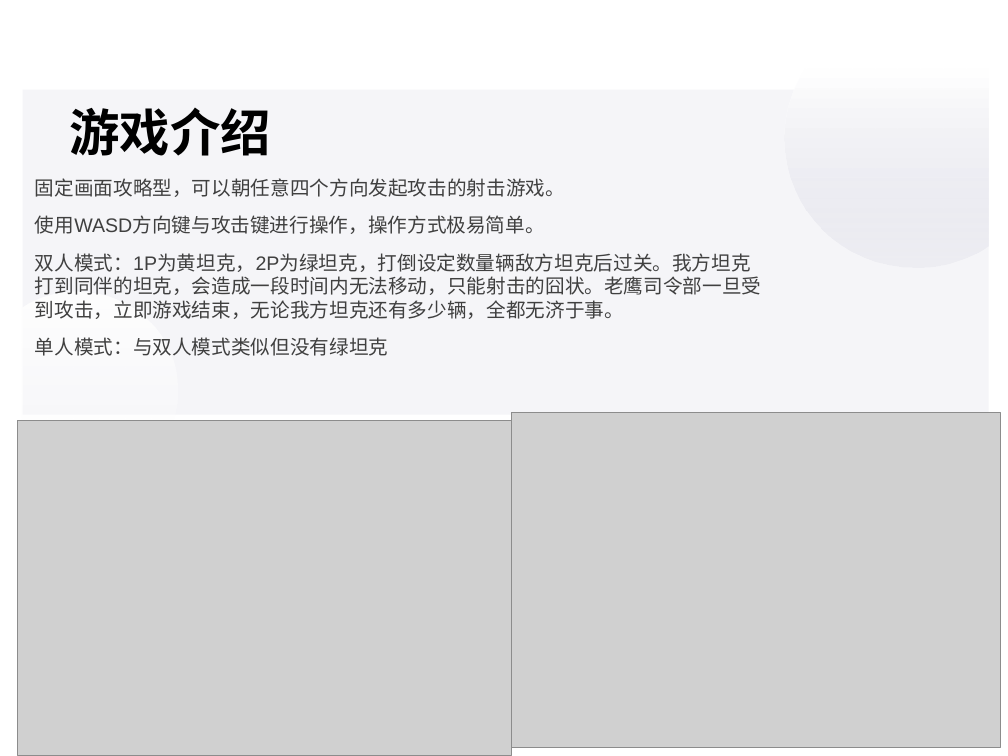
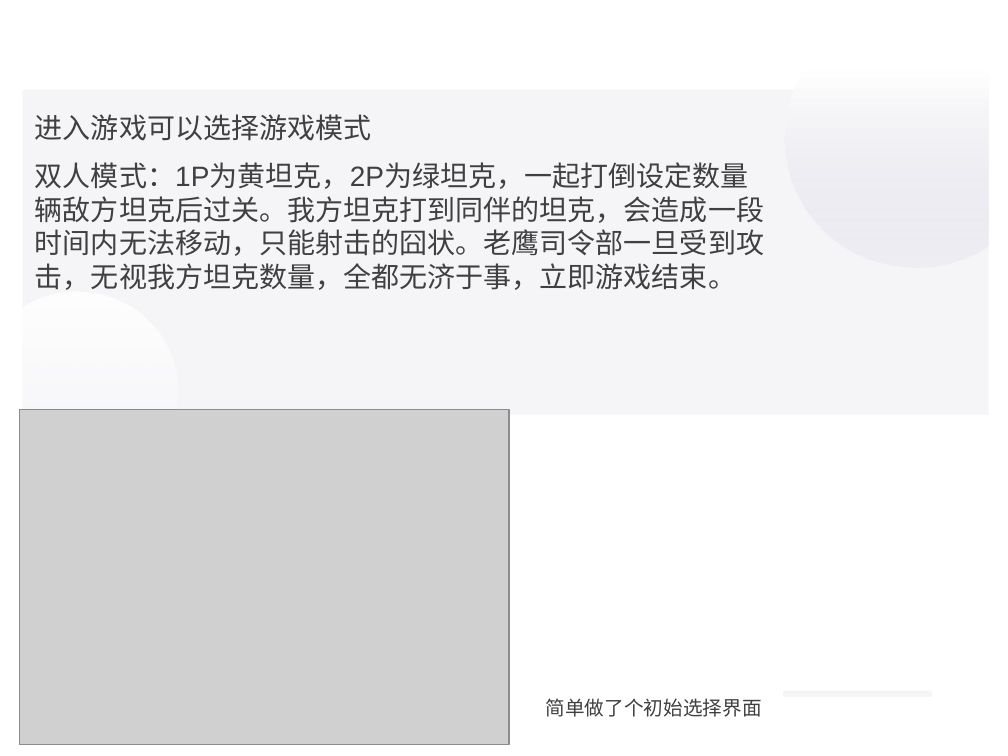
Before and after one commit to agukl/tankWar, a slide deck: slide 4 of 坦克大战.ppt (slide 2 before the commit). Drawn at 1008x756 pixels with LibreOffice and Linux fonts; fonts in the diff are those of the drawing; grey boxes stand for pictures. Boxes give left, top, right and bottom in pixels: in the first picture for what was removed or moved away, otherwise in the second. Text is boxed around its words. In the diff, an @@ line names an element or a change of style, - is before the commit and + after.

```diff
--- a/坦克大战.ppt
+++ b/坦克大战.ppt
@@ subtitle at bbox=[35, 114, 764, 290]: text changed; size 14 to 20 pt @@
-固定画面攻略型，可以朝任意四个方向发起攻击的射击游戏。
-使用WASD方向键与攻击键进行操作，操作方式极易简单。
-双人模式：1P为黄坦克，2P为绿坦克，打倒设定数量辆敌方坦克后过关。我方坦克打到同伴的坦克，会造成一段时间内无法移动，只能射击的囧状。老鹰司令部一旦受到攻击，立即游戏结束，无论我方坦克还有多少辆，全都无济于事。
-单人模式：与双人模式类似但没有绿坦克
+进入游戏可以选择游戏模式
+双人模式：1P为黄坦克，2P为绿坦克，一起打倒设定数量辆敌方坦克后过关。我方坦克打到同伴的坦克，会造成一段时间内无法移动，只能射击的囧状。老鹰司令部一旦受到攻击，无视我方坦克数量，全都无济于事，立即游戏结束。
@@ title removed at bbox=[70, 108, 272, 156] @@
-游戏介绍
@@ picture: place and size @@
-picture at bbox=[17, 420, 511, 755]
+picture at bbox=[20, 409, 509, 744]
@@ picture removed at bbox=[511, 413, 1000, 748] @@
@@ text added at bbox=[546, 698, 762, 717], 14 pt, text #404040 @@
+简单做了个初始选择界面
@@ rectangle added at bbox=[783, 690, 932, 697], fill #F5F5F8 @@
```
Also in this commit, not shown: 9 other slides changed, 3 slides added, 2 other files.
